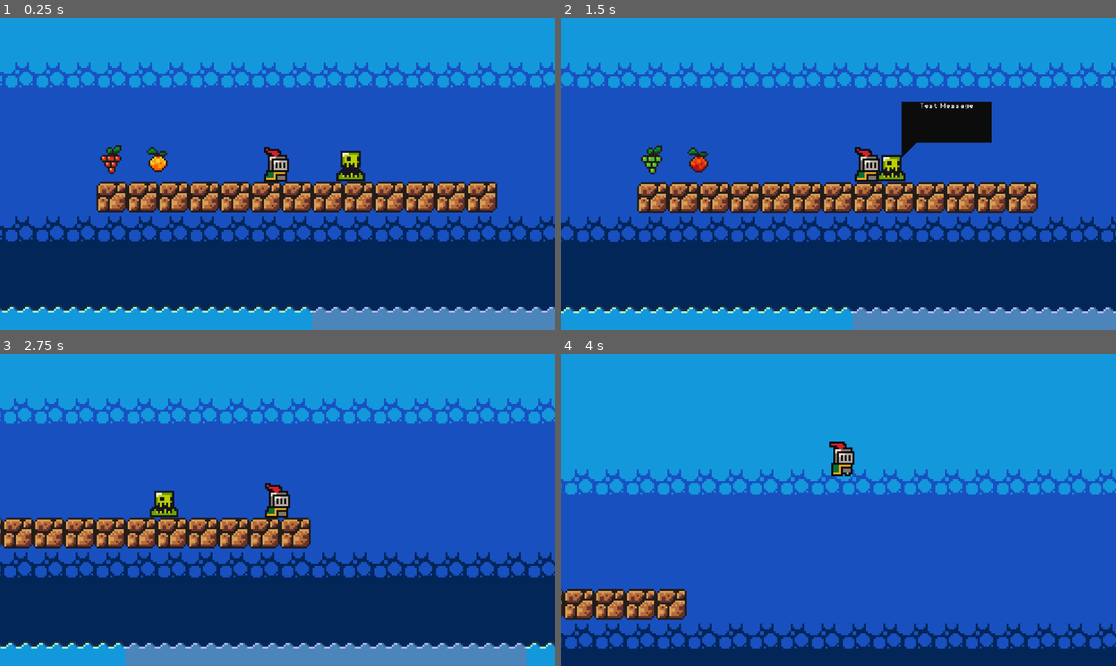
Above: before the commit, frames 1-4 (two rows, left to right).
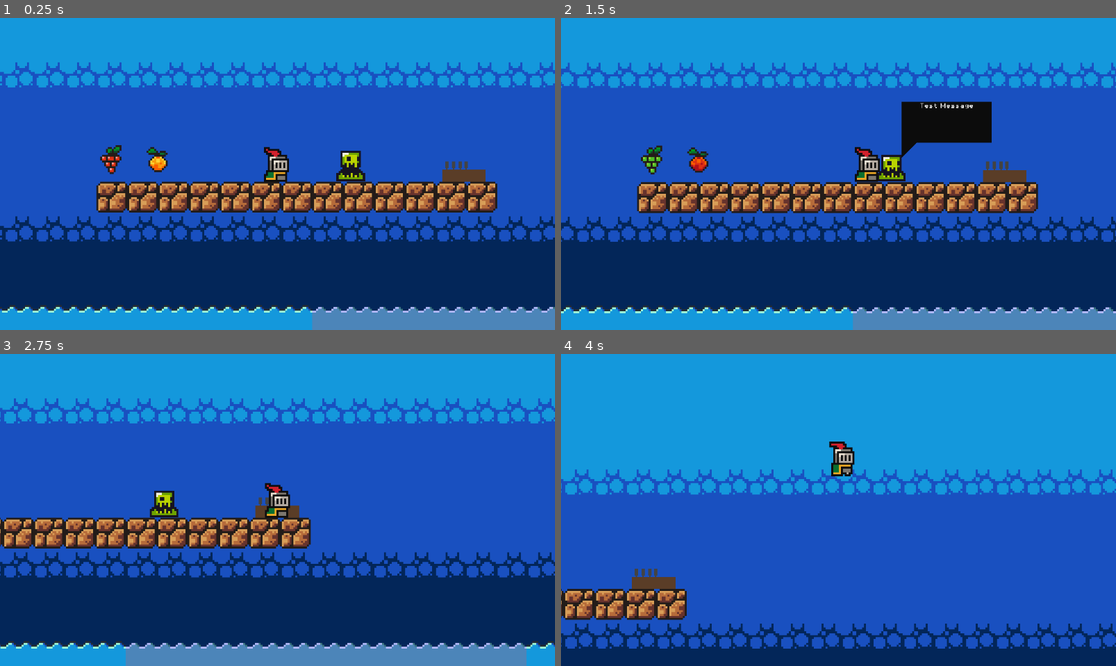
Above: after the commit, the same moments.

Repository: ElectroBrine/Tavern_Manager
Game: Godot game, scene res://scenes/game.tscn
The game is run twice, just before and just after one commit, with the same random seed, the same clock (stepped at 60 frames per second) and the same inputs.
Inputs (mouse positions are in pixels of both pictures, inside the frame that each line leads up to):
- Up to frame 1 (0.25 s): no input
- Up to frame 2 (1.5 s): click (1010, 164) at 0.52 s; hold D (move_right) from 1.28 s (still down); tap E (interaction) at 1.35 s
- Up to frame 3 (2.75 s): release D (move_right) at 2.03 s; hold S (move_down) from 2.03 s (still down); tap E (interaction) at 2.1 s
- Up to frame 4 (4 s): release S (move_down) at 2.78 s; hold D (move_right) 2.78-3.53 s; tap E (interaction) at 2.85, 3.6 s; hold W (move_up) from 3.53 s (still down)

The runs differ from the first frame. In frame 1, 0.4% of the frame differs, in the area x 79-88%, y 45-53%; in frame 2, 0.4%, in the area x 75-84%, y 45-53%; in frame 3, 0.2%; in frame 4, 0.4%.

Commit message:
Can now serve customers!

Diff:
--- a/scenes/slime.tscn
+++ b/scenes/customer.tscn
@@ -43,7 +43,7 @@
 [sub_resource type="CircleShape2D" id="CircleShape2D_8tkcc"]
 radius = 103.128
 
-[node name="slime" type="Node2D"]
+[node name="Customer" type="Node2D"]
 scale = Vector2(0.175615, 0.175615)
 script = ExtResource("1_isth6")
 
@@ -111,5 +111,13 @@
 horizontal_alignment = 1
 vertical_alignment = 1
 
+[node name="Cooldown" type="Timer" parent="."]
+wait_time = 10.0
+one_shot = true
+
+[node name="Drink timer" type="Timer" parent="."]
+wait_time = 0.001
+one_shot = true
+
 [connection signal="body_entered" from="Area2D" to="." method="_on_area_2d_body_entered"]
 [connection signal="body_exited" from="Area2D" to="." method="_on_area_2d_body_exited"]
--- a/scenes/game.tscn
+++ b/scenes/game.tscn
@@ -1,12 +1,13 @@
-[gd_scene load_steps=22 format=3 uid="uid://ccb0b32ionb7k"]
+[gd_scene load_steps=23 format=3 uid="uid://ccb0b32ionb7k"]
 
 [ext_resource type="Texture2D" uid="uid://clv6o3llpdisr" path="res://assets/sprites/world_tileset.png" id="1_1pgj8"]
 [ext_resource type="PackedScene" uid="uid://3ch5oqd0iy0h" path="res://scenes/player.tscn" id="1_eovn4"]
 [ext_resource type="Script" path="res://scripts/game_manager.gd" id="1_sm8wx"]
 [ext_resource type="Script" path="res://scripts/wine_button.gd" id="5_i8kwg"]
 [ext_resource type="Texture2D" uid="uid://daw6nykxd0gja" path="res://assets/sprites/fruit.png" id="6_bplsg"]
-[ext_resource type="PackedScene" uid="uid://sib2ffy585o4" path="res://scenes/slime.tscn" id="6_ndvyx"]
+[ext_resource type="PackedScene" uid="uid://sib2ffy585o4" path="res://scenes/customer.tscn" id="6_ndvyx"]
 [ext_resource type="Script" path="res://scripts/beer.gd" id="7_c5san"]
+[ext_resource type="PackedScene" uid="uid://05h210sc6vlq" path="res://scenes/tap.tscn" id="8_xwqw8"]
 
 [sub_resource type="TileSetAtlasSource" id="TileSetAtlasSource_rtyev"]
 texture = ExtResource("1_1pgj8")
@@ -274,6 +275,7 @@
 layer_2/tile_data = PackedInt32Array(327676, 262144, 9, 327677, 262144, 9, 327678, 262144, 9, 327679, 262144, 9, 262144 …(4570 unchanged characters)…
 
 [node name="Player" parent="." instance=ExtResource("1_eovn4")]
+unique_name_in_owner = true
 
 [node name="slime" parent="." instance=ExtResource("6_ndvyx")]
 position = Vector2(38, 0)
@@ -303,5 +305,9 @@
 sprite_frames = SubResource("SpriteFrames_1n3gq")
 autoplay = "default"
 
+[node name="Tap" parent="." instance=ExtResource("8_xwqw8")]
+position = Vector2(91, 0)
+scale = Vector2(0.251552, 0.251552)
+
 [connection signal="body_entered" from="Wine Button" to="Wine Button" method="_on_body_entered"]
 [connection signal="body_entered" from="Beer" to="Beer" method="_on_body_entered"]
--- /dev/null
+++ b/scenes/tap.tscn
@@ -0,0 +1,70 @@
+[gd_scene load_steps=2 format=3 uid="uid://05h210sc6vlq"]
+
+[ext_resource type="Script" path="res://scripts/taps.gd" id="1_lcvjg"]
+
+[node name="Tap" type="Node2D"]
+script = ExtResource("1_lcvjg")
+
+[node name="Tap 1" type="Area2D" parent="."]
+
+[node name="Polygon2D" type="Polygon2D" parent="Tap 1"]
+color = Color(0.266575, 0.266575, 0.266575, 1)
+polygon = PackedVector2Array(-14, -25, -11, -25, -11, -28, -9, -28, -9, -42, -16, -42, -16, -28, -14, -28)
+
+[node name="Button" type="Button" parent="Tap 1"]
+self_modulate = Color(1, 1, 1, 0)
+offset_left = -17.0
+offset_top = -43.0
+offset_right = -8.0
+offset_bottom = -25.0
+
+[node name="Tap 2" type="Area2D" parent="."]
+
+[node name="Polygon2D" type="Polygon2D" parent="Tap 2"]
+position = Vector2(14, 0)
+color = Color(0.266575, 0.266575, 0.266575, 1)
+polygon = PackedVector2Array(-14, -25, -11, -25, -11, -28, -9, -28, -9, -42, -16, -42, -16, -28, -14, -28)
+
+[node name="Button" type="Button" parent="Tap 2"]
+self_modulate = Color(1, 1, 1, 0)
+offset_left = -3.0
+offset_top = -43.0
+offset_right = 6.0
+offset_bottom = -25.0
+
+[node name="Tap 3" type="Area2D" parent="."]
+
+[node name="Polygon2D" type="Polygon2D" parent="Tap 3"]
+position = Vector2(28, 0)
+color = Color(0.266575, 0.266575, 0.266575, 1)
+polygon = PackedVector2Array(-14, -25, -11, -25, -11, -28, -9, -28, -9, -42, -16, -42, -16, -28, -14, -28)
+
+[node name="Button" type="Button" parent="Tap 3"]
+self_modulate = Color(1, 1, 1, 0)
+offset_left = 11.0
+offset_top = -43.0
+offset_right = 20.0
+offset_bottom = -25.0
+
+[node name="Tap 4" type="Area2D" parent="."]
+
+[node name="Polygon2D" type="Polygon2D" parent="Tap 4"]
+position = Vector2(40, 0)
+color = Color(0.266575, 0.266575, 0.266575, 1)
+polygon = PackedVector2Array(-14, -25, -11, -25, -11, -28, -9, -28, -9, -42, -16, -42, -16, -28, -14, -28)
+
+[node name="Button" type="Button" parent="Tap 4"]
+self_modulate = Color(1, 1, 1, 0)
+offset_left = 23.0
+offset_top = -43.0
+offset_right = 32.0
+offset_bottom = -25.0
+
+[node name="Polygon2D" type="Polygon2D" parent="."]
+color = Color(0.355679, 0.241935, 0.154282, 1)
+polygon = PackedVector2Array(-22, 0, 68, 0, 68, -25, -22, -25)
+
+[connection signal="pressed" from="Tap 1/Button" to="." method="_on_button1_pressed"]
+[connection signal="pressed" from="Tap 2/Button" to="." method="_on_button2_pressed"]
+[connection signal="pressed" from="Tap 3/Button" to="." method="_on_button3_pressed"]
+[connection signal="pressed" from="Tap 4/Button" to="." method="_on_button4_pressed"]
--- a/scripts/customer.gd
+++ b/scripts/customer.gd
@@ -1,11 +1,11 @@
 extends Node2D
 
 var interactable = true
-var drink_timer = 0
+var served = false
 var tab = 0
-var cooldown = Timer.new()
 var order = ""
 
+@onready var cooldown: Timer = $Cooldown
 @onready var game_manager: Node = %GameManager
 @onready var game_time: Timer = %GameTime
 @onready var animated_sprite: AnimatedSprite2D = $AnimatedSprite2D
@@ -13,25 +13,48 @@
 @onready var order_box: Node2D = $"Order Box"
 @onready var label: Label = $"Order Box/Label"
 @onready var call_box: Node2D = $"Call box"
+@onready var player: CharacterBody2D = %Player
+@onready var drink_timer: Timer = $"Drink timer"
+
 
 func request():
 	cooldown.wait_time = 10
 	cooldown.start()
-	if randf_range(0,1) <= 0.9: return
+	if randf_range(0,1) <= 0.25: return
 	call_box.visible = true
-	var drinks = game_manager.get_drinklist()
+	var drinks = game_manager.get_sellable_drinks()
 	order = drinks[randi_range(0, len(drinks)-1)]
 	label.text = "one " + order + " please"
 
-func _ready() -> void:
-	cooldown.one_shot = true
+func recieve_drink(drink):
+	served = true
+	drink_timer.wait_time = randf_range(10,20)
+	drink_timer.start()
+	game_manager.reduce_drink(drink)
+	call_box.visible = false
 
 # Called every frame. 'delta' is the elapsed time since the previous frame.
 func _process(delta: float) -> void:
 	if interactable == true:
 		if Input.is_action_just_pressed("interaction"):
-			order_box.visible = true
-	if drink_timer == 0 && cooldown.time_left == 0 && len(game_manager.get_drinklist()) > 0 && len(order) == 0: request()
+			if has_order():
+				player.remove_from_tray(order)
+				recieve_drink(order)
+			else: order_box.visible = true
+	if !order.is_empty() && drink_timer.time_left == 0 && served:
+		print("drunk")
+		var drinks = game_manager.get_all_drinks()
+		game_manager.add_gold(drinks[order]["price"])
+		order = ""
+		served = false
+	if drink_timer.time_left == 0 && cooldown.time_left == 0 && len(game_manager.get_sellable_drinks()) > 0 && len(order) == 0:
+		request()
+
+func has_order():
+	var tray = player.get_tray()
+	if tray.has(order): return true
+	return false
+
 
 func _on_area_2d_body_entered(body: Node2D) -> void:
 	interactable = true
--- a/scripts/game_manager.gd
+++ b/scripts/game_manager.gd
@@ -1,19 +1,21 @@
 extends Node
 
-var score = 0
+var gold = 0
 
 # inventory is formatted as {name: {price: float, stock: int}}
 var drink_inventor = {}
 var food_inventor = {}
+var pending_orders = {}
 
 @onready var daytime: Timer = $GameTime
 
 func _process(delta: float) -> void:
-	print(daytime.time_left)
+	#print(daytime.time_left)
+	pass
 
-func add_point():
-	score += 1
-	print(score)
+func add_gold(amount):
+	gold += amount
+	print("gold added " + str(gold))
 
 func add_drink(key, value = 1):
 	var drink = drink_inventor.get_or_add(key)
@@ -22,8 +24,23 @@
 		drink_inventor[key] = drink
 	else: drink["stock"] += value
 
-func get_drinklist():
+func get_sellable_drinks():
 	var drink_list = []
 	for drink in drink_inventor.keys():
-		if drink_inventor[drink]["stock"] > 0: drink_list.append(drink)
+		if drink_inventor[drink]["stock"] - len(get_pending_orders(drink)) > 0: drink_list.append(drink)
 	return drink_list
+
+func get_all_drinks():
+	return drink_inventor
+
+func reduce_drink(drink):
+	drink_inventor[drink]["stock"] -= 1
+
+func get_pending_orders(drink):
+	var orders = []
+	for order in pending_orders:
+		if order == drink: orders.append(order)
+	return orders
+
+func pend_order(order):
+	pending_orders[order] += 1
--- a/scripts/player.gd
+++ b/scripts/player.gd
@@ -1,17 +1,14 @@
 extends CharacterBody2D
-
 
 @export var SPEED = 130.0
 @onready var animated_sprite: AnimatedSprite2D = $AnimatedSprite2D
+var drink_tray = ["empty", "empty", "empty", "empty"]
 
 func get_input():
 	var input_direction = Input.get_vector("move_left", "move_right", "move_up", "move_down")
 	velocity = input_direction * SPEED
 
 func _physics_process(delta: float) -> void:
-
-	# Get the input direction and handle the movement/deceleration.
-	# As good practice, you should replace UI actions with custom gameplay actions.
 	get_input()
 
 	if velocity.x > 0:
@@ -23,3 +20,20 @@
 	else: animated_sprite.play("run")
 
 	move_and_slide()
+
+func add_to_tray(item):
+	# adds item to drink tray
+	#returns true when successful, returns false when unsuccessful
+	if !drink_tray.has("empty"): return false
+	for slot in range(0,len(drink_tray)):
+		if drink_tray[slot] == "empty":
+			drink_tray[slot] = item
+			break
+	return true
+
+func remove_from_tray(drink):
+	for item in range(0,len(drink_tray)):
+		if drink_tray[item] == drink: drink_tray[item] = "empty"
+
+func get_tray():
+	return drink_tray
--- /dev/null
+++ b/scripts/taps.gd
@@ -0,0 +1,24 @@
+extends Node2D
+
+@onready var game_manager: Node = %GameManager
+@onready var player: CharacterBody2D = %Player
+
+func _on_button1_pressed() -> void:
+	var drinks = game_manager.get_all_drinks().keys()
+	if len(drinks) <= 0: return
+	player.add_to_tray(drinks[0])
+
+func _on_button2_pressed() -> void:
+	var drinks = game_manager.get_all_drinks().keys()
+	if len(drinks) <= 1: return
+	player.add_to_tray(drinks[1])
+
+func _on_button3_pressed() -> void:
+	var drinks = game_manager.get_all_drinks().keys()
+	if len(drinks) <= 2: return
+	player.add_to_tray(drinks[2])
+
+func _on_button4_pressed() -> void:
+	var drinks = game_manager.get_all_drinks().keys()
+	if len(drinks) <= 3: return
+	player.add_to_tray(drinks[3])
